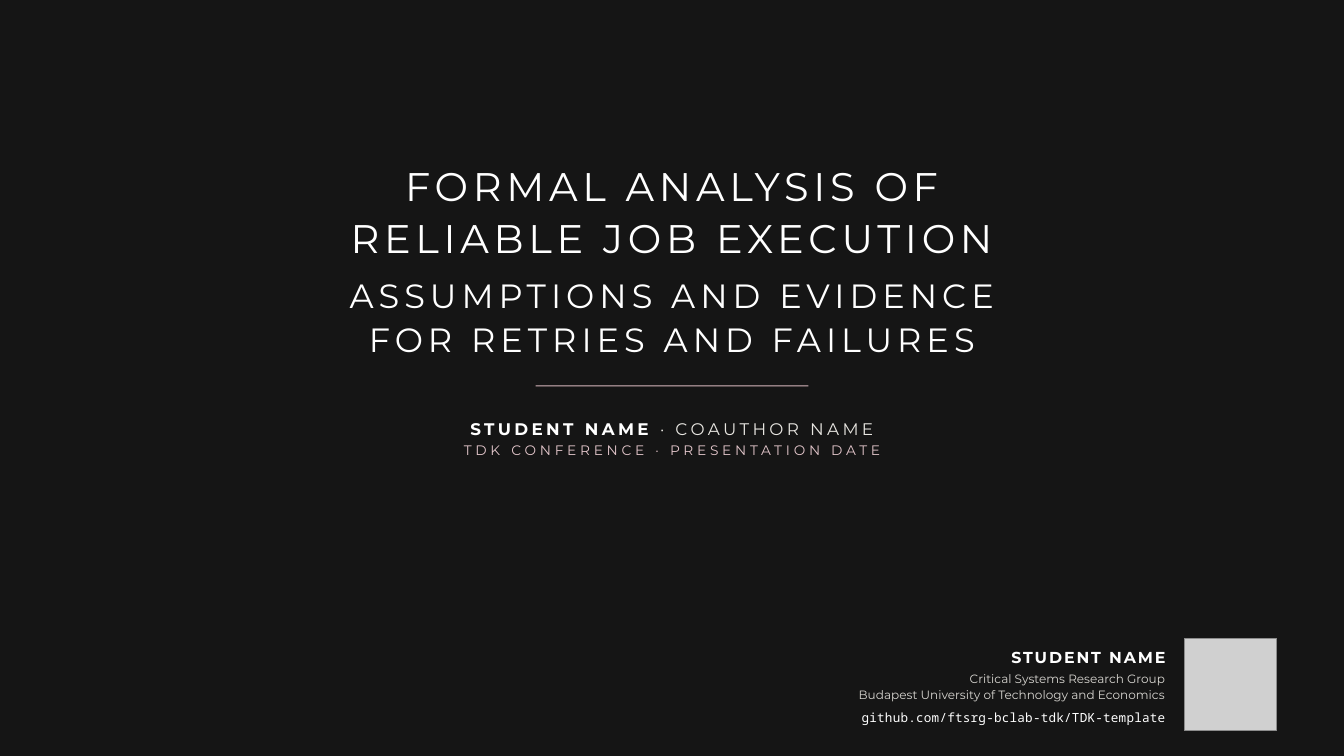
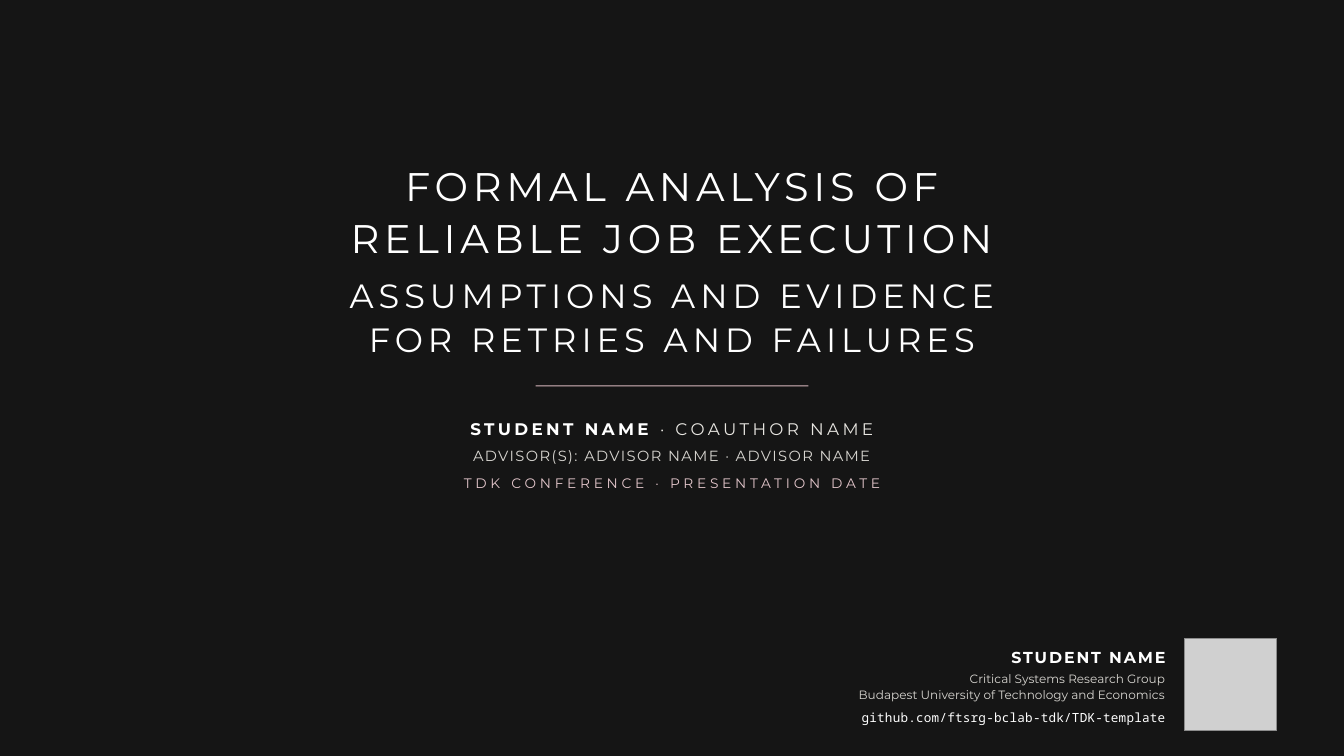
Before and after one commit to ftsrg-bclab-tdk/TDK-template, a slide deck: slide 13 of presentation/powerpoint/templates/ftsrg-current.potx. Drawn at 1344x756 pixels with LibreOffice and Linux fonts; fonts in the diff are those of the drawing; grey boxes stand for pictures; background and template pictures are left out. Boxes give left, top, right and bottom in pixels: in the first picture for what was removed or moved away, otherwise in the second. Text is boxed around its words. In the diff, an @@ line names an element or a change of style, - is before the commit and + after.

Commit message:
Add advisor placeholders to PowerPoint covers

```diff
--- a/presentation/powerpoint/templates/ftsrg-current.potx
+++ b/presentation/powerpoint/templates/ftsrg-current.potx
@@ text "TDK CONFERENCE · PRESENTATION DATE": place and size @@
-text "TDK CONFERENCE · PRESENTATION DATE" at box(464, 445, 880, 455)
+text "TDK CONFERENCE · PRESENTATION DATE" at box(464, 478, 880, 488)
@@ text added at box(473, 450, 870, 464), 10.5 pt, text #D8D6D1 @@
+ADVISOR(S): ADVISOR NAME · ADVISOR NAME
```
Also in this commit, not shown: 2 other slides changed, 5 other files.
